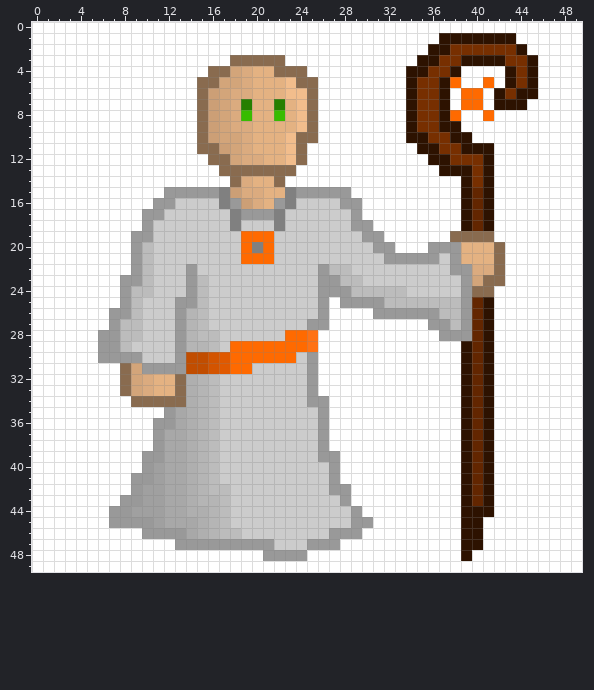
One commit to this pixel-art sprite: branches/sprites/human-priest.png. That is the earlier state.
The file is 50x50 pixels. Colours within 5 levels of each other are drawn and written as one.
After:
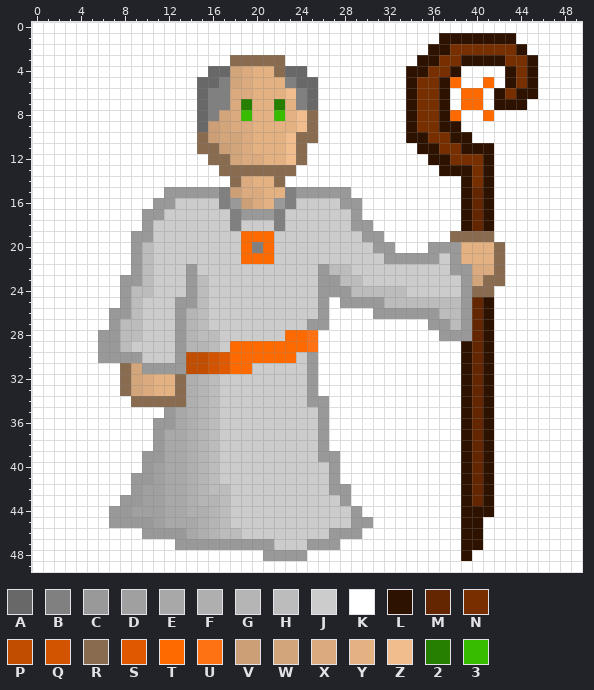
Palette (. is transparent): A #686868  B #808080  C #999999  D #a0a0a0  E #a8a8a8  F #afafaf  G #b5b5b5  H #bcbcbc  J #cccccc  K #ffffff  L #2d1200  M #632600  N #772f00  P #c14d00  Q #d35400  R #896b4f  S #e05900  T #ff6a00  U #ff7214  V #cc9f76  W #d3a57a  X #dbab7f  Y #e4b282  Z #f2bd8c  2 #267f00  3 #38bc00
From old to new:
Colour R gives way to colour A in row 4 at x 16 to 17 and 23 to 24; in row 5 at x 15 to 16 and 24 to 25; in rows 6 to 7 at x 15 and 25; in rows 8 to 9 at x 15.
Colour V gives way to colour B in rows 6 to 8 at x 16.
Colour W gives way to colour B in rows 5 to 7 at x 17.
Colour Z gives way to colour B in row 5 at x 23; in rows 6 to 7 at x 24.
Boxes around the changes in both pictures, in picture pixels (x1, y1, x2, y2):
changed: (197, 66, 230, 132)
changed: (285, 66, 318, 110)
